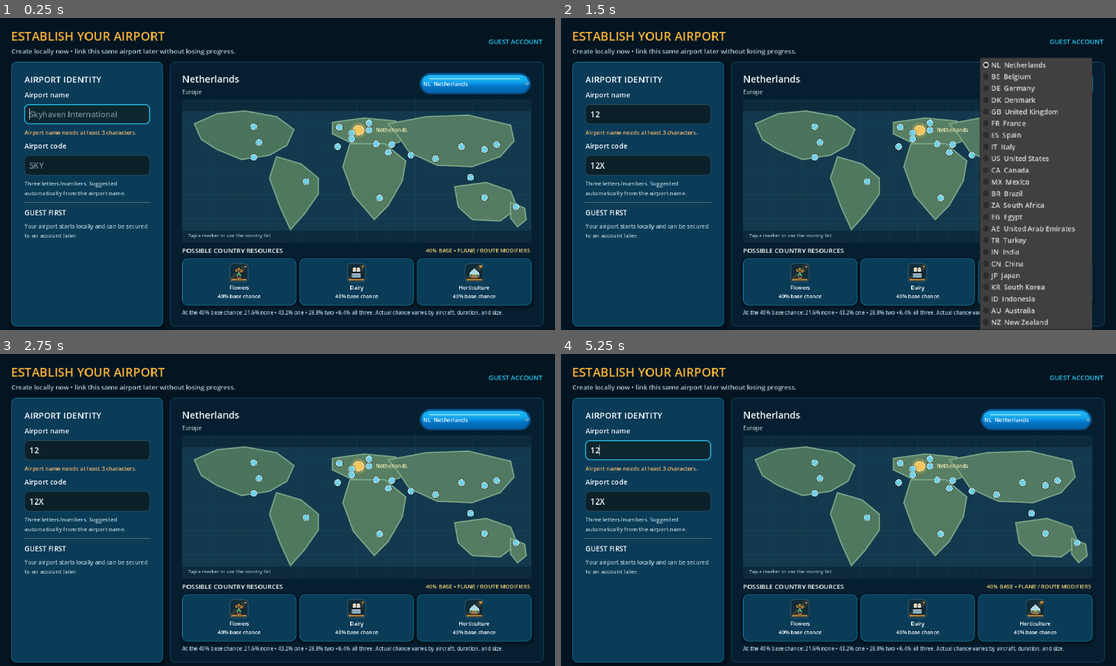
Above: before the commit, frames 1-4 (two rows, left to right).
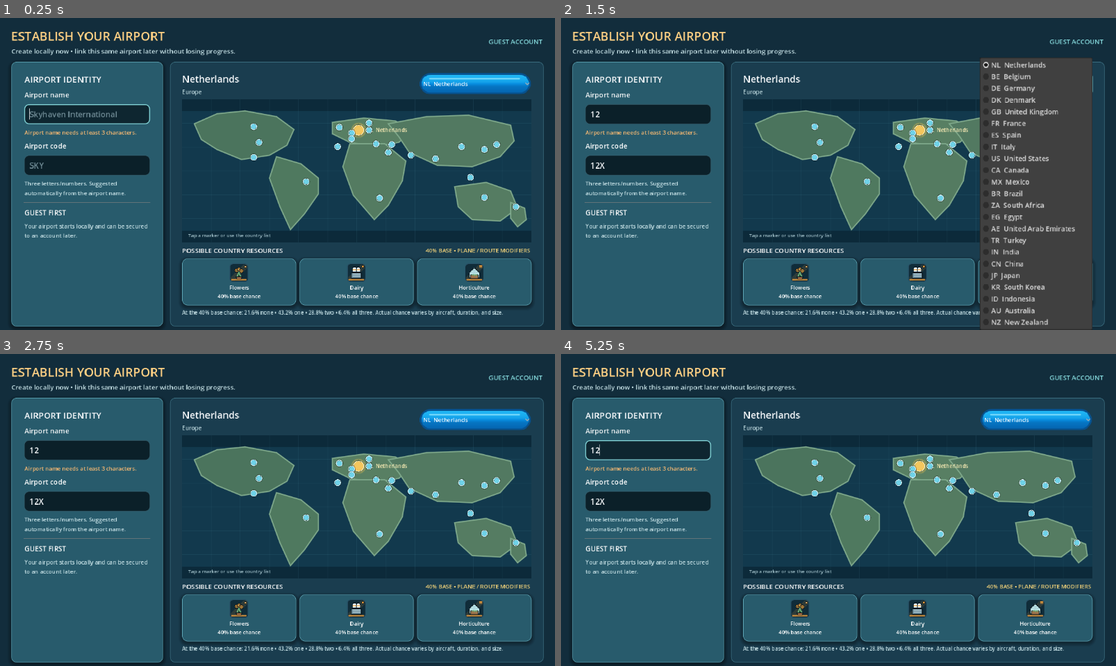
Above: after the commit, the same moments.

Repository: elroynbenjamins/SkyportOnline
Game: Godot game, scene res://src/main/Main.tscn
The game is run twice, just before and just after one commit, with the same random seed, the same clock (stepped at 60 frames per second) and the same inputs.
Inputs (mouse positions are in pixels of both pictures, inside the frame that each line leads up to):
- Up to frame 1 (0.25 s): no input
- Up to frame 2 (1.5 s): click (649, 114) at 0.52 s; type "12" at 0.6 s; click (649, 164) at 0.75 s; type "12" at 0.83 s; click "NL Netherlands" at 1.25 s
- Up to frame 3 (2.75 s): tap Enter at 2 s; drag from (355, 506) to (333, 441) at 2.02 s
- Up to frame 4 (5.25 s): tap Space at 2.75, 4.25 s; drag from (727, 525) to (810, 572) at 2.77 s; tap Enter at 3.5, 5 s; move the mouse to (894, 441) at 3.52 s; hold Right 3.53-4.25 s; drag from (810, 572) to (672, 463) at 4.27 s; move the mouse to (1005, 556) at 5.02 s; hold Left from 5.03 s (still down)

The runs differ from the first frame. In frame 1, 63% of the frame differs, in the area x 0-100%, y 0-100%; in frame 2, 56%; in frame 3, 62%; in frame 4, 63%.

Commit message:
Introduce warm friendly sky/mint theme and soften resource, drawer and status panels

Diff:
--- a/src/ui/GameUIStyle.gd
+++ b/src/ui/GameUIStyle.gd
@@ -1,23 +1,26 @@
 class_name GameUIStyle
 extends RefCounted
 
-const COLOR_BG := Color("041521")
-const COLOR_BG_SOFT := Color("07283b")
-const COLOR_PANEL := Color("07334b")
-const COLOR_PANEL_RAISED := Color("0a3b57")
-const COLOR_PANEL_DARK := Color("061f30")
-const COLOR_BORDER := Color("168fbd")
-const COLOR_BORDER_SOFT := Color("155a78")
-const COLOR_TEXT := Color("f8fcff")
-const COLOR_MUTED := Color("b0cbd5")
-const COLOR_ACCENT := Color("28c9f5")
-const COLOR_ACCENT_DARK := Color("087fa6")
-const COLOR_GOLD := Color("f5b33b")
-const COLOR_GOLD_DARK := Color("b77412")
-const COLOR_SUCCESS := Color("78df77")
-const COLOR_WARNING := Color("f4a12a")
-const COLOR_DANGER := Color("ff7168")
-const COLOR_EVENT := Color("e7762d")
+# Friendly travel/airport palette — lightly saturated sky, aqua and
+# mint surfaces with sand-gold rewards. Keep darker foundations under white
+# body text so the brighter look does not cost small-screen legibility.
+const COLOR_BG := Color("122d3c")
+const COLOR_BG_SOFT := Color("1a4353")
+const COLOR_PANEL := Color("214b5d")
+const COLOR_PANEL_RAISED := Color("285b6c")
+const COLOR_PANEL_DARK := Color("1a3d4f")
+const COLOR_BORDER := Color("65afbf")
+const COLOR_BORDER_SOFT := Color("467f91")
+const COLOR_TEXT := Color("fbfdff")
+const COLOR_MUTED := Color("c5e0e5")
+const COLOR_ACCENT := Color("87dcdf")
+const COLOR_ACCENT_DARK := Color("308e9e")
+const COLOR_GOLD := Color("ffd184")
+const COLOR_GOLD_DARK := Color("977039")
+const COLOR_SUCCESS := Color("96e3b6")
+const COLOR_WARNING := Color("ffcf86")
+const COLOR_DANGER := Color("ff9a94")
+const COLOR_EVENT := Color("f1ac82")
 
 
 static func panel(
@@ -78,37 +81,36 @@
 # airport's compact resource bar. World art and flight-state bubbles stay
 # independent so Codex can later replace icon art without changing logic.
 static func modern_resource_pill(kind: String) -> StyleBoxFlat:
-	var fill := Color("102d3b", 0.96)
-	var stroke := Color("4b7382", 0.78)
+	var fill := Color("275363", 0.97)
+	var stroke := Color("84c4c6", 0.86)
 	match kind:
 		"level":
-			fill = Color("193b50", 0.98)
-			stroke = Color("72c0d4", 0.85)
+			fill = Color("29566e", 0.98)
+			stroke = Color("93d4e2", 0.88)
 		"identity":
-			fill = Color("0e2c40", 0.97)
-			stroke = Color("4a859d", 0.68)
+			fill = Color("234c61", 0.98)
+			stroke = Color("7dbfce", 0.83)
 		"passenger":
-			fill = Color("143b45", 0.97)
-			stroke = Color("57b9a9", 0.75)
+			fill = Color("255d56", 0.98)
+			stroke = Color("94dbbc", 0.91)
 		"fuel":
-			fill = Color("183744", 0.97)
-			stroke = Color("5fa9c5", 0.78)
+			fill = Color("275671", 0.98)
+			stroke = Color("94ccec", 0.88)
 		"coin":
-			fill = Color("3a321f", 0.97)
-			stroke = Color("bea25a", 0.7)
+			fill = Color("5c4b31", 0.98)
+			stroke = Color("e5c98c", 0.92)
 		"premium":
-			fill = Color("30294b", 0.97)
-			stroke = Color("a49be2", 0.73)
-	var style := compact_panel(fill, stroke, 15, 1, true)
+			fill = Color("4e4367", 0.98)
+			stroke = Color("c9b6eb", 0.9)
+	var style := compact_panel(fill, stroke, 16, 1, true)
 	style.content_margin_left = 8.0
 	style.content_margin_right = 8.0
 	style.content_margin_top = 4.0
 	style.content_margin_bottom = 4.0
-	style.shadow_color = Color(0, 0, 0, 0.21)
-	style.shadow_size = 4
+	style.shadow_color = Color(0, 0, 0, 0.15)
+	style.shadow_size = 3
 	style.shadow_offset = Vector2(0, 2)
 	return style
-
 
 static func top_bar() -> StyleBoxFlat:
 	return panel(
@@ -185,12 +187,12 @@
 		"hud_fuel_low":
 			control.add_theme_stylebox_override(
 				"panel",
-				compact_panel(Color("4a3517"), COLOR_WARNING, 11, 2, true)
+				compact_panel(Color("685336"), COLOR_WARNING, 16, 1, true)
 			)
 		"hud_fuel_critical":
 			control.add_theme_stylebox_override(
 				"panel",
-				compact_panel(Color("4b2526"), COLOR_DANGER, 11, 2, true)
+				compact_panel(Color("633c46"), COLOR_DANGER, 16, 1, true)
 			)
 		"hud_coin":
 			control.add_theme_stylebox_override("panel", modern_resource_pill("coin"))
@@ -199,27 +201,27 @@
 		"hud_task":
 			control.add_theme_stylebox_override(
 				"panel",
-				compact_panel(Color("102a35", 0.95), Color("315766"), 11, 1, true)
+				compact_panel(Color("254d5a", 0.98), Color("83c7cc"), 15, 1, true)
 			)
 		"hud_status_detail":
 			control.add_theme_stylebox_override(
 				"panel",
-				compact_panel(Color("062b42", 0.985), Color("25b5e2"), 12, 1, true)
+				compact_panel(Color("245267", 0.985), Color("88c7d3"), 16, 1, true)
 			)
 		"hud_footer":
 			control.add_theme_stylebox_override(
 				"panel",
-				compact_panel(Color("08344b", 0.97), Color("329fc5"), 16, 1, true)
+				compact_panel(Color("214e61", 0.97), Color("74bdcc"), 18, 1, true)
 			)
 		"hud_context":
 			control.add_theme_stylebox_override(
 				"panel",
-				compact_panel(Color("08283a", 0.985), Color("258fb6"), 12, 1, true)
+				compact_panel(Color("244e60", 0.985), Color("76bac6"), 16, 1, true)
 			)
 		"hud_drawer":
 			control.add_theme_stylebox_override(
 				"panel",
-				compact_panel(Color("06283b", 0.992), Color("1d8db4"), 12, 1, true)
+				compact_panel(Color("23495a", 0.99), Color("78b9c7"), 18, 1, true)
 			)
 		"dock":
 			control.add_theme_stylebox_override(
@@ -238,32 +240,32 @@
 		"context":
 			control.add_theme_stylebox_override(
 				"panel",
-				panel(Color("062b42", 0.992), Color("25b5e2"), 18, 2, true)
+				panel(Color("214e61", 0.99), Color("83c5d1"), 18, 1, true)
 			)
 		"context_preview":
 			control.add_theme_stylebox_override(
 				"panel",
-				panel(Color("08283a"), Color("197ea4"), 12, 1, false)
+				panel(Color("254c5c"), Color("79b3c0"), 14, 1, false)
 			)
 		"screen_top":
 			control.add_theme_stylebox_override(
 				"panel",
-				panel(Color("06314a", 0.995), Color("28bfe9"), 18, 2, true)
+				panel(Color("2a596d", 0.99), Color("84cbd3"), 18, 1, true)
 			)
 		"screen_section":
 			control.add_theme_stylebox_override(
 				"panel",
-				panel(Color("07273a", 0.99), Color("18799f"), 14, 1, false)
+				panel(Color("234959", 0.99), Color("6da9b6"), 15, 1, false)
 			)
 		"screen_focus":
 			control.add_theme_stylebox_override(
 				"panel",
-				panel(Color("083f5d", 0.995), Color("36d1f6"), 16, 2, true)
+				panel(Color("2a6470", 0.99), Color("a0e2d8"), 18, 1, true)
 			)
 		"reward_tile":
 			control.add_theme_stylebox_override(
 				"panel",
-				panel(Color("122c35"), Color("4d7988"), 11, 1, false)
+				panel(Color("2c505d"), Color("7fa9b0"), 13, 1, false)
 			)
 		"mission_done":
 			control.add_theme_stylebox_override(
@@ -273,17 +275,17 @@
 		"toast_success":
 			control.add_theme_stylebox_override(
 				"panel",
-				panel(Color("123328", 0.98), COLOR_SUCCESS, 12, 2, true)
+				panel(Color("285947", 0.98), COLOR_SUCCESS, 15, 1, true)
 			)
 		"toast_warning":
 			control.add_theme_stylebox_override(
 				"panel",
-				panel(Color("3a2e18", 0.98), COLOR_WARNING, 12, 2, true)
+				panel(Color("655039", 0.98), COLOR_WARNING, 15, 1, true)
 			)
 		"toast_danger":
 			control.add_theme_stylebox_override(
 				"panel",
-				panel(Color("3a2022", 0.98), COLOR_DANGER, 12, 2, true)
+				panel(Color("623c43", 0.98), COLOR_DANGER, 15, 1, true)
 			)
 		"raised":
 			control.add_theme_stylebox_override(
